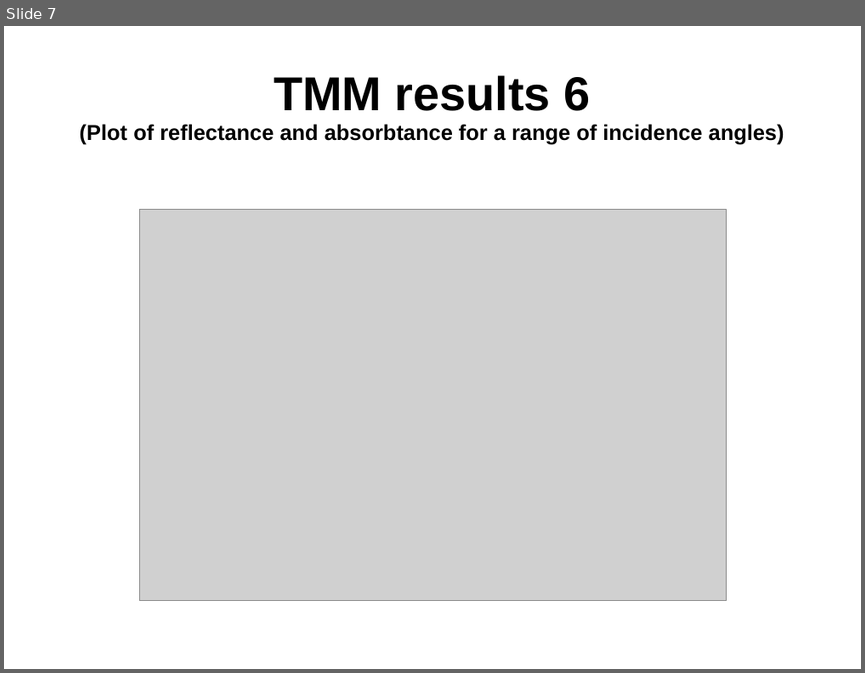
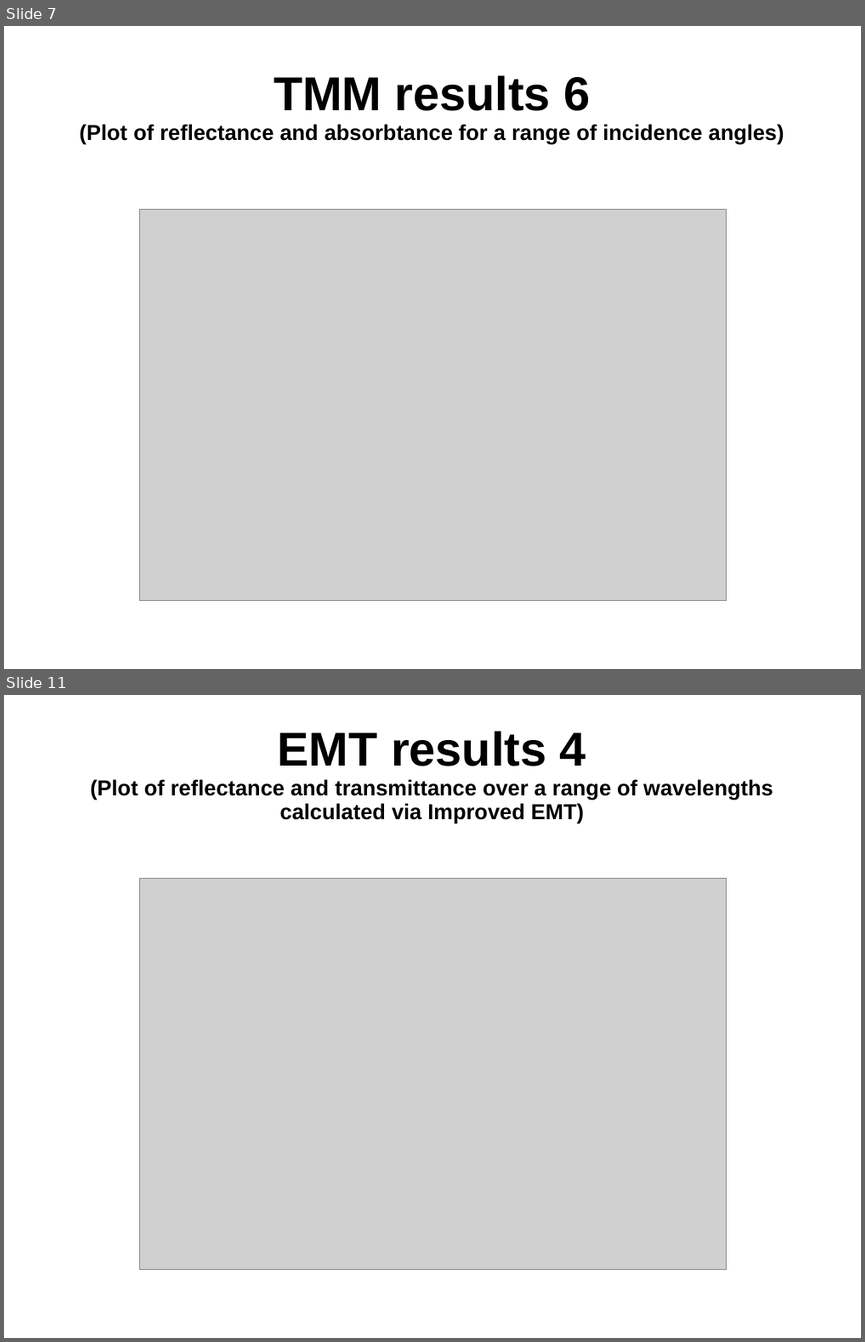
Before and after one commit to yorzh86/optics, a slide deck: presentation_draft.ppt. Shown one above the other, each under a label of ours: slide 7 before the commit, slides 7 and 11 after it; the slides between them are not shown. The pictures are 865x673 and 865x1342 pixels, drawn with LibreOffice and Linux fonts; fonts in the diff are those of the drawing; grey boxes stand for pictures; background and template pictures are left out. Boxes give left, top, right and bottom in pixels: in the first picture for what was removed or moved away, otherwise in the second. Text is boxed around its words. In the diff, an @@ line names an element or a change of style, - is before the commit and + after.

```diff
--- a/presentation_draft.ppt
+++ b/presentation_draft.ppt
@@ slide 11 added at [4,695,861,1338], background picture (left out) @@
@@ title added at [90,731,773,824], 20 pt, text #000000, bold @@
+EMT results 4
+(Plot of reflectance and transmittance over a range of wavelengths calculated via Improved EMT)
@@ picture added at [139,879,726,1270] @@
```
Also in this commit, not shown: 1 slide changed, 6 other slides added, 18 other files.
